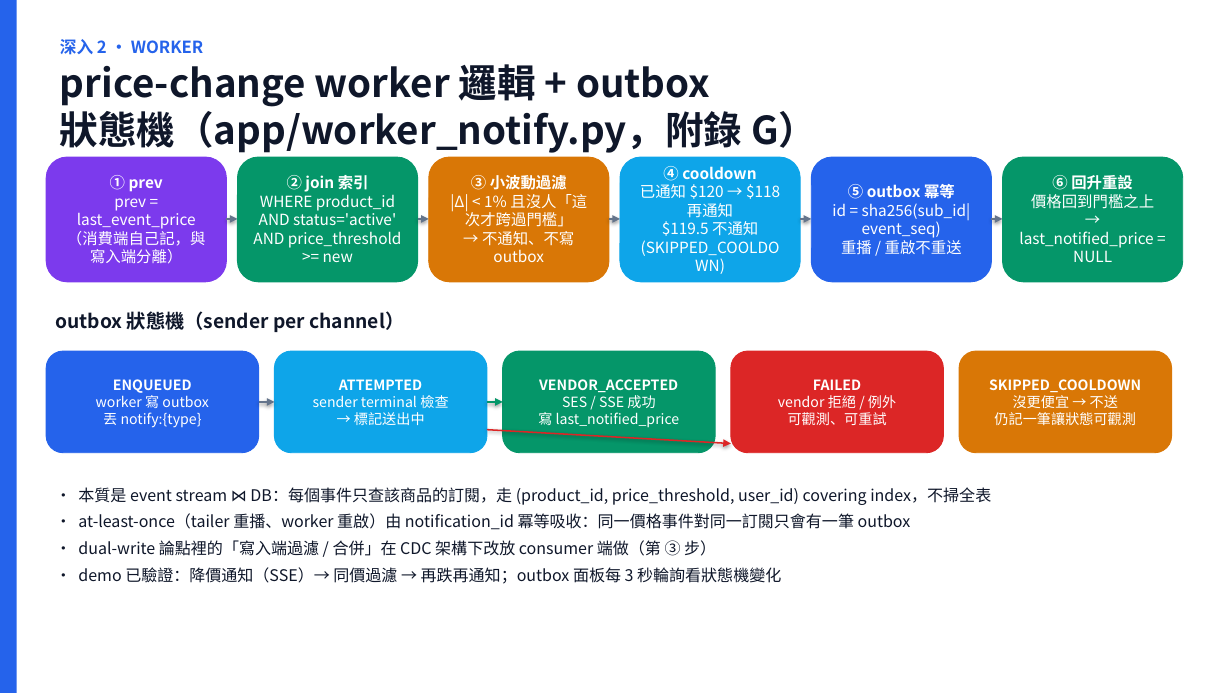
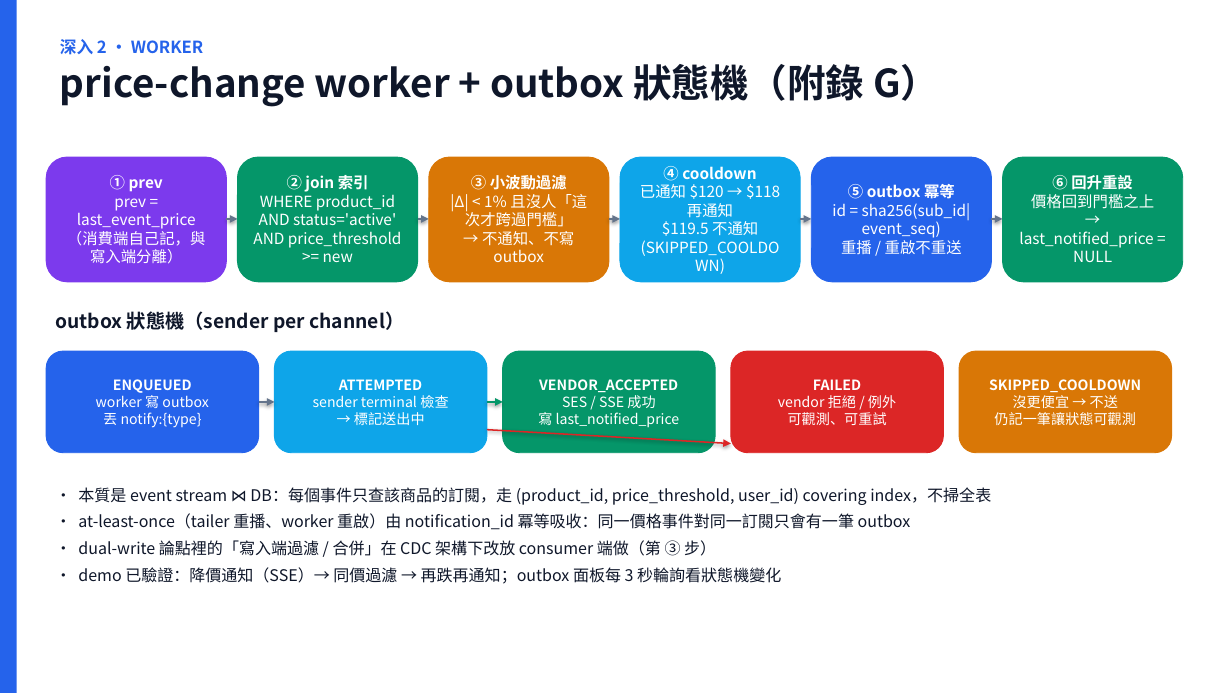
Before and after one commit to scolley31/system-design-demo, a slide deck: slide 14 of Amazon price tracking service/Amazon_Price_Tracking_Service.pptx. Drawn at 1232x693 pixels with LibreOffice and Linux fonts; fonts in the diff are those of the drawing. Boxes give left, top, right and bottom in pixels: in the first picture for what was removed or moved away, otherwise in the second. Text is boxed around its words. In the diff, an @@ line names an element or a change of style, - is before the commit and + after.

```diff
--- a/Amazon price tracking service/Amazon_Price_Tracking_Service.pptx
+++ b/Amazon price tracking service/Amazon_Price_Tracking_Service.pptx
@@ text at (x1=60, y1=64, x2=939, y2=107): text changed @@
-price-change worker 邏輯 + outbox 狀態機（app/worker_notify.py，附錄 G）
+price-change worker + outbox 狀態機（附錄 G）
```
Also in this commit, not shown: 6 other slides changed, 1 other file.
